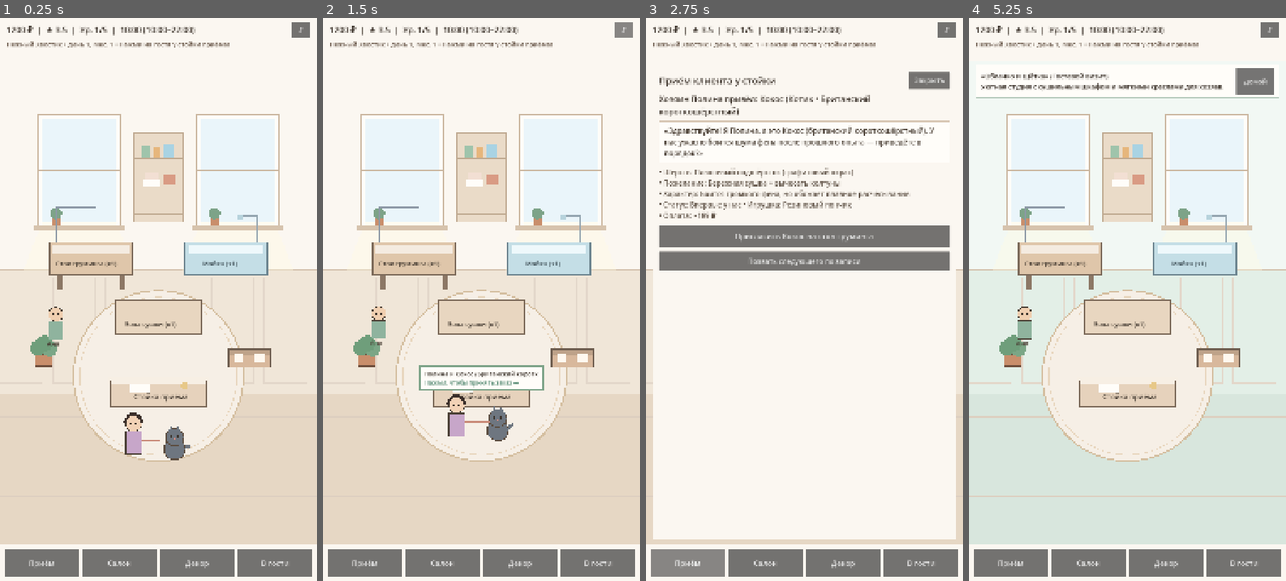
Above: before the commit, frames 1-4 (left to right).
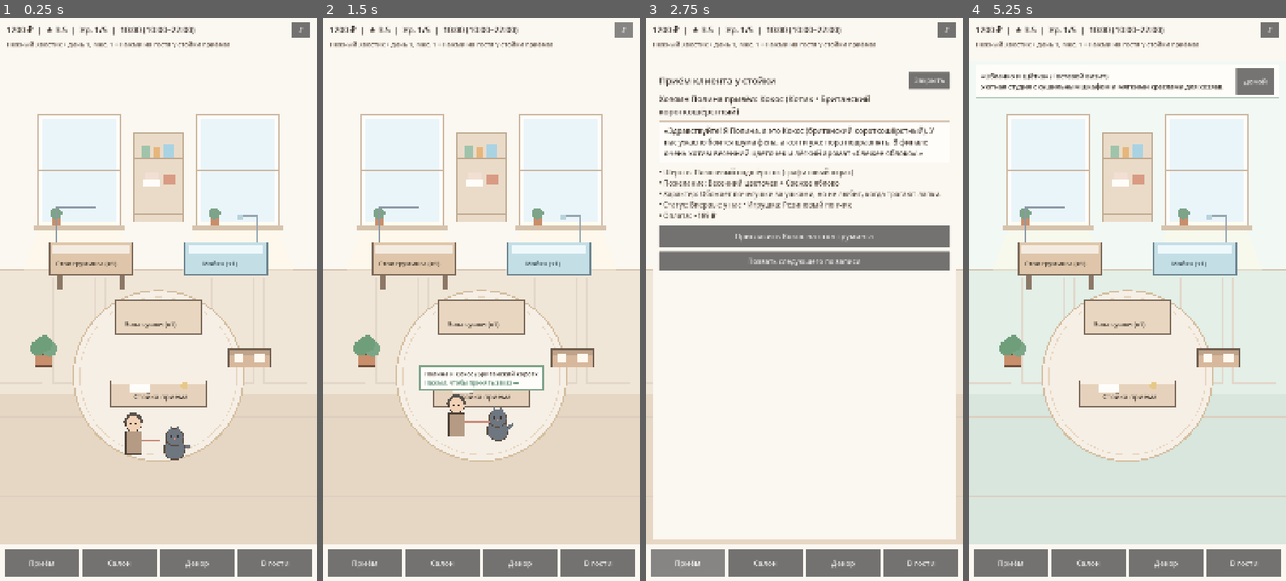
Above: after the commit, the same moments.

Repository: Div1kik/GroomingSalon
Game: Godot game, scene res://scenes/main.tscn
The game is run twice, just before and just after one commit, with the same random seed, the same clock (stepped at 60 frames per second) and the same inputs.
Inputs:
- Up to frame 1 (0.25 s): no input
- Up to frame 2 (1.5 s): click "♪" at 0.5 s; click "×" at 1.25 s
- Up to frame 3 (2.75 s): click "Приём" at 2 s
- Up to frame 4 (5.25 s): click "Салон" at 2.75 s; click "Декор" at 3.5 s; click "В гости" at 4.25 s; click "Домой" at 5 s

The runs differ from the first frame. In frame 1, 0.5% of the frame differs, in the area x 14-46%, y 51-78%; in frame 2, 0.5%; in frame 3, 1.5%, in the area x 5-93%, y 21-33%; in frame 4, 0.3%.

Commit message:
Implement tool upgrades and accessory preferences
Added tool upgrades and accessory preferences for pets.

Diff:
--- a/scripts/game_state.gd
+++ b/scripts/game_state.gd
@@ -21,8 +21,14 @@
 var has_drying_cabinet: bool = false
 var equipment_tier: int = 1 # 1 .. 4
 
+var tool_upgrades: Dictionary = {
+	"quiet_dryer": false,
+	"spa_shampoo": false,
+	"soft_brush": false
+}
+
 var pet_memory: Dictionary = {}
-var known_clients: Array[Dictionary] = [] # постоянные клиенты, которые могут вернуться
+var known_clients: Array[Dictionary] = []
 var hired_staff: Array[Dictionary] = []
 
 var candidate_pool: Array[Dictionary] = [
@@ -33,6 +39,8 @@
 		"min_level": 1,
 		"salary": 250,
 		"income_bonus": 35,
+		"service_reward": 85,
+		"work_speed": 1.0,
 		"rep_delta": 0.08,
 		"phrase": "Какой мягкий хвостик! Сейчас всё сделаем аккуратно."
 	},
@@ -43,6 +51,8 @@
 		"min_level": 2,
 		"salary": 420,
 		"income_bonus": 60,
+		"service_reward": 125,
+		"work_speed": 1.35,
 		"rep_delta": 0.14,
 		"phrase": "Тише-тише, я включу самый мягкий поток воздуха."
 	},
@@ -53,6 +63,8 @@
 		"min_level": 3,
 		"salary": 680,
 		"income_bonus": 95,
+		"service_reward": 175,
+		"work_speed": 1.65,
 		"rep_delta": 0.22,
 		"phrase": "Сначала познакомимся и дадим любимую игрушку — никакого стресса!"
 	},
@@ -63,6 +75,8 @@
 		"min_level": 4,
 		"salary": 950,
 		"income_bonus": 140,
+		"service_reward": 230,
+		"work_speed": 2.0,
 		"rep_delta": 0.30,
 		"phrase": "Даже в полночь у нас тихо, уютно и по расписанию."
 	}
@@ -81,7 +95,6 @@
 	{"id": "lamp_warm", "label": "Тёплый торшер", "category": "Атмосфера", "price": 300, "color": Color("e7c888")}
 ]
 
-# Пулы для процедурной генерации питомцев, пород, окрасов и характеров
 const BREED_POOL: Array[Dictionary] = [
 	{"species": "Котик", "breed": "Персидский", "visual_type": "persian", "coat": "Длинная шёлковая шерсть", "coat_type": "long", "sprite_path": "res://assets/pets/persian.png"},
 	{"species": "Котик", "breed": "Мейн-кун", "visual_type": "persian", "coat": "Густой воротник и кисточки", "coat_type": "long", "sprite_path": "res://assets/pets/mainecoon.png"},
@@ -120,28 +133,49 @@
 const TEMPERAMENTS: Array[Dictionary] = [
 	{
 		"fear_water": false, "fear_dryer": true,
-		"habit": "Боится громкого фена, но обожает плавное расчёсывание.",
-		"problem": "ужасно боится шума фена после прошлого опыта",
-		"wish": "Бережная сушка + вычесать колтуны"
+		"habit": "Обожает почесушки за ушками, но не любит, когда трогают лапки.",
+		"problem": "ужасно боится шума фена, а когти уже пора подравнять",
+		"wish": "Бережная сушка + стрижка когтей",
+		"love_zone": "ears",
+		"sensitive_zone": "paws"
 	},
 	{
 		"fear_water": true, "fear_dryer": false,
-		"habit": "Недолюбливает воду — лучше сначала успокоить и дать игрушку.",
-		"problem": "испачкался на прогулке, но воду совсем не любит",
-		"wish": "Мягкое купание + ароматный шампунь"
+		"habit": "Тает от поглаживаний под подбородком, но стесняется трогать животик.",
+		"problem": "испачкался на прогулке и зарос по бокам",
+		"wish": "Мягкое купание + контурная стрижка",
+		"love_zone": "chin",
+		"sensitive_zone": "belly"
 	},
 	{
 		"fear_water": true, "fear_dryer": true,
-		"habit": "Очень чувствительный хвостик: ценит тишину и внимание.",
-		"problem": "стесняется незнакомых мест и громких звуков",
-		"wish": "Деликатный спа-уход без спешки"
+		"habit": "Любит лёгкое поглаживание спинки, пугается резких движений у лап.",
+		"problem": "очень стеснительный хвостик, просит деликатный спа-уход",
+		"wish": "Деликатный спа-комплекс без спешки",
+		"love_zone": "back",
+		"sensitive_zone": "paws"
 	},
 	{
 		"fear_water": false, "fear_dryer": false,
-		"habit": "Дружелюбный непоседа — обожает внимание и наводить красоту.",
-		"problem": "зарос перед выходными и просит стильную укладку",
-		"wish": "Полный комплекс + праздничный бантик"
+		"habit": "Обожает чесаться за ушками и позировать в красивых аксессуарах.",
+		"problem": "готовится к фотосессии и просит стильный образ",
+		"wish": "Полный комплекс + праздничный образ",
+		"love_zone": "ears",
+		"sensitive_zone": "belly"
 	}
+]
+
+const ACCESSORY_PREFS: Array[Dictionary] = [
+	{"id": "bow", "label": "Шёлковый бантик"},
+	{"id": "crown", "label": "Мини-корона"},
+	{"id": "bandana", "label": "Стильная бандана"},
+	{"id": "flower", "label": "Весенний цветочек"}
+]
+
+const SCENT_PREFS: Array[Dictionary] = [
+	{"id": "lavender", "label": "Лаванда"},
+	{"id": "vanilla", "label": "Тёплая ваниль"},
+	{"id": "apple", "label": "Свежее яблоко"}
 ]
 
 const TOY_POOL: Array[String] = [
@@ -184,19 +218,9 @@
 var active_guest_salon: Dictionary = {}
 
 func _ready() -> void:
-	hired_staff.append({
-		"id": "anna",
-		"name": "Аня",
-		"role": "Грумер-универсал",
-		"min_level": 1,
-		"salary": 250,
-		"income_bonus": 35,
-		"rep_delta": 0.08,
-		"phrase": "Какой мягкий хвостик! Сейчас всё сделаем аккуратно."
-	})
+	pass
 
 func spawn_pet_client() -> Dictionary:
-	# С вероятностью 35% возвращается один из постоянных довольных клиентов
 	if known_clients.size() >= 2 and randf() < 0.35:
 		var returning: Dictionary = known_clients[randi() % known_clients.size()].duplicate(true)
 		var mem_ret: Dictionary = pet_memory.get(returning["id"], {"trust": 0.0, "visits": 0, "banished": false})
@@ -204,21 +228,23 @@
 			returning["trust"] = mem_ret.get("trust", 0.0)
 			returning["visits"] = mem_ret.get("visits", 0)
 			returning["base_price"] = get_service_price()
-			returning["owner_replica"] = "«Снова здравствуйте! %s так понравилось в прошлый раз, что мы пришли освежить причёску!»" % returning["name"]
+			returning["owner_replica"] = "«Снова здравствуйте! %s так понравилось в прошлый раз, что мы пришли освежить образ (%s + аромат «%s»)!»" % [
+				returning["name"], returning.get("pref_acc_label", "бантик"), returning.get("pref_scent_label", "лаванда")
+			]
 			return returning
 
-	# Процедурная генерация нового уникального клиента
 	var breed_info: Dictionary = BREED_POOL[randi() % BREED_POOL.size()]
 	var is_cat: bool = str(breed_info["species"]) == "Котик"
 	var pet_name: String = CAT_NAMES[randi() % CAT_NAMES.size()] if is_cat else DOG_NAMES[randi() % DOG_NAMES.size()]
 	var owner_name: String = OWNER_NAMES[randi() % OWNER_NAMES.size()]
 
-	# Для самоеда чаще подбираем светлый окрас
 	var pal: Dictionary = COAT_PALETTES[randi() % COAT_PALETTES.size()]
 	if str(breed_info["breed"]) == "Самоед":
 		pal = COAT_PALETTES[4]
 
 	var temp: Dictionary = TEMPERAMENTS[randi() % TEMPERAMENTS.size()]
+	var acc_pref: Dictionary = ACCESSORY_PREFS[randi() % ACCESSORY_PREFS.size()]
+	var scent_pref: Dictionary = SCENT_PREFS[randi() % SCENT_PREFS.size()]
 	var toy: String = TOY_POOL[randi() % TOY_POOL.size()]
 	var bow_col: Color = BOW_COLORS[randi() % BOW_COLORS.size()]
 	var owner_shirt: Color = OWNER_SHIRTS[randi() % OWNER_SHIRTS.size()]
@@ -227,14 +253,16 @@
 	var uid: String = "%s_%s_%s" % [breed_info["visual_type"], pet_name, owner_name]
 	var mem: Dictionary = pet_memory.get(uid, {"trust": 0.0, "visits": 0, "banished": false})
 
-	var replica: String = "«Здравствуйте! Я %s, а это %s (%s). У нас %s — приведёте в порядок?»" % [
+	var replica: String = "«Здравствуйте! Я %s, а это %s (%s). У нас %s. В финале очень хотим %s и лёгкий аромат «%s»!»" % [
 		owner_name,
 		pet_name,
 		str(breed_info["breed"]).to_lower(),
-		str(temp["problem"])
+		str(temp["problem"]),
+		str(acc_pref["label"]).to_lower(),
+		str(scent_pref["label"])
 	]
 
-	var client := {
+	return {
 		"id": uid,
 		"visual_type": breed_info["visual_type"],
 		"sprite_path": breed_info["sprite_path"],
@@ -243,7 +271,13 @@
 		"owner_shirt": owner_shirt,
 		"owner_hair": owner_hair,
 		"owner_replica": replica,
-		"wish_tag": temp["wish"],
+		"wish_tag": "%s + %s" % [acc_pref["label"], scent_pref["label"]],
+		"pref_acc": acc_pref["id"],
+		"pref_acc_label": acc_pref["label"],
+		"pref_scent": scent_pref["id"],
+		"pref_scent_label": scent_pref["label"],
+		"love_zone": temp["love_zone"],
+		"sensitive_zone": temp["sensitive_zone"],
 		"species": breed_info["species"],
 		"breed": breed_info["breed"],
 		"coat": "%s (%s окрас)" % [breed_info["coat"], pal["name"]],
@@ -260,7 +294,21 @@
 		"visits": mem.get("visits", 0),
 		"base_price": get_service_price()
 	}
-	return client
+
+func buy_tool_upgrade(key: String, cost: int) -> bool:
+	if bool(tool_upgrades.get(key, false)) or money < cost:
+		return false
+	money -= cost
+	tool_upgrades[key] = true
+	equipment_tier = min(4, equipment_tier + 1)
+	reputation = clamp(reputation + 0.15, 1.0, 10.0)
+	emit_signal("state_changed")
+	return true
+
+func add_staff_auto_income(amount: int) -> void:
+	money += amount
+	reputation = clamp(reputation + 0.03, 1.0, 10.0)
+	emit_signal("state_changed")
 
 func record_pet_outcome(pet_id: String, calm_score: float, earned_money: int, pet_snapshot: Dictionary = {}) -> void:
 	money += earned_money
